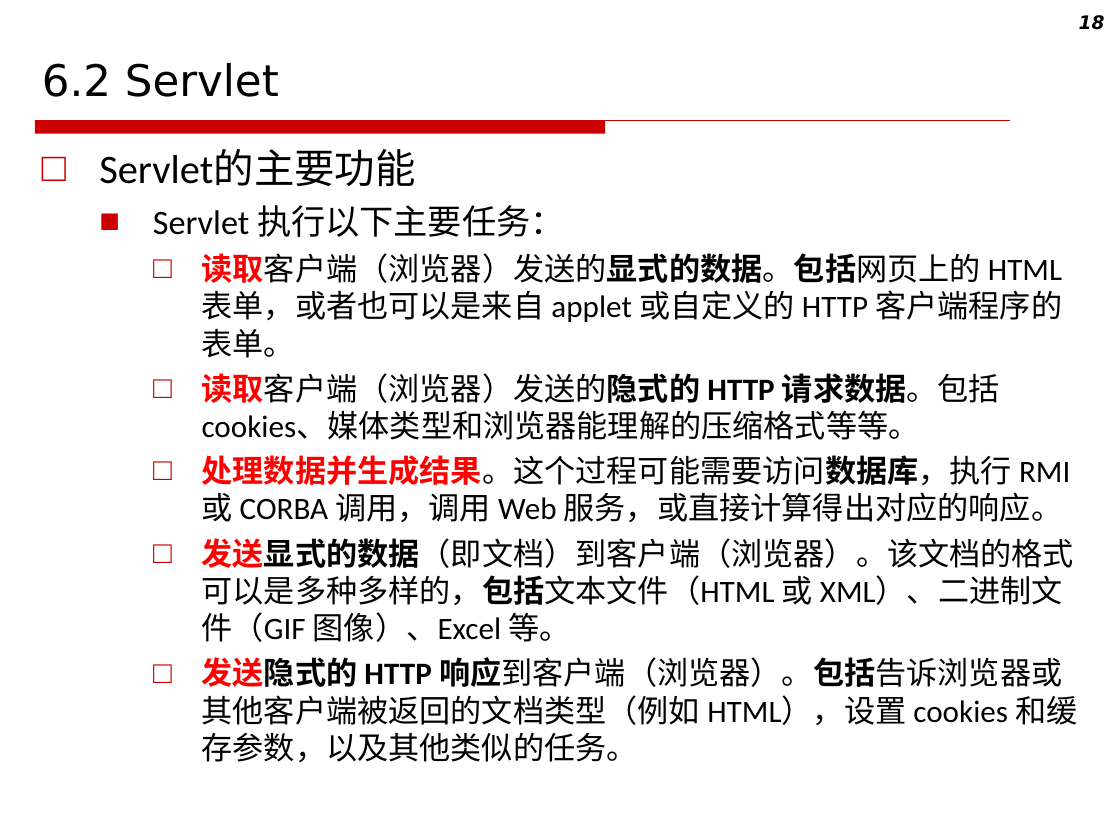
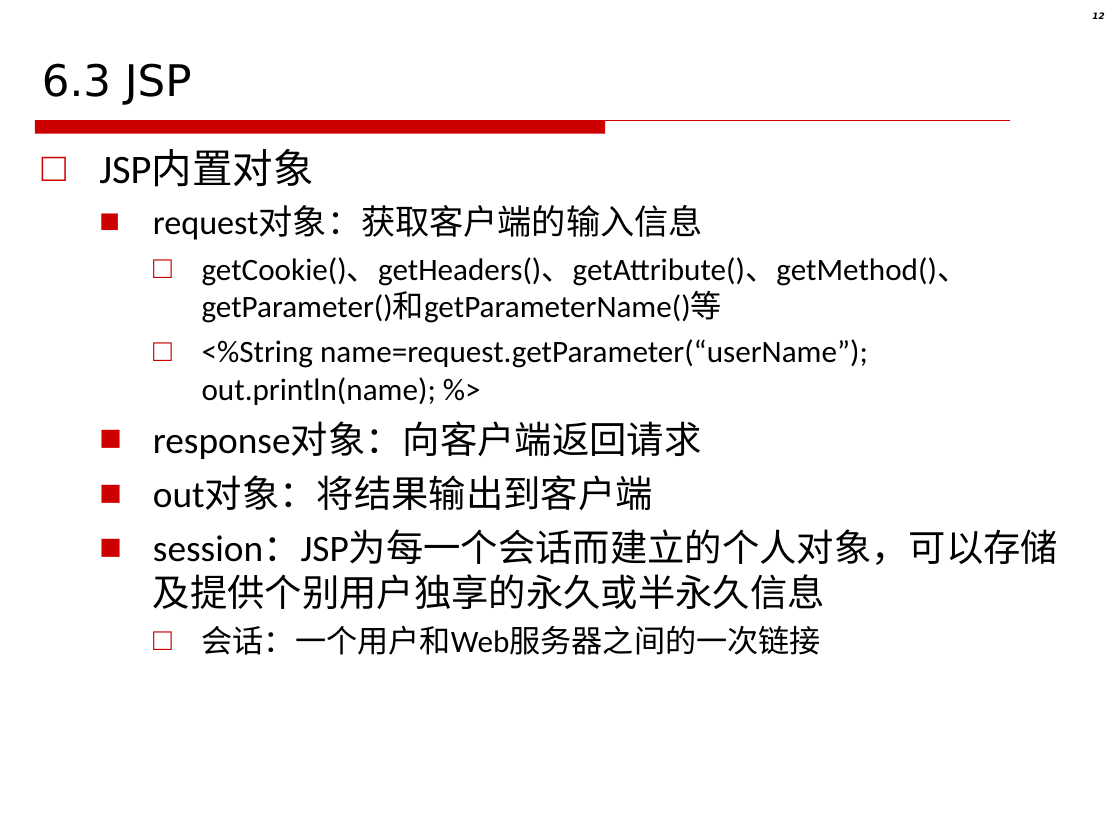
Before and after one commit to akikohaku/CSU-PPT, a slide deck: slide 12 of Web技术-2021/06.servlet.ppt (slide 18 before the commit). Drawn at 1120x840 pixels with LibreOffice and Linux fonts; fonts in the diff are those of the drawing; background and template pictures are left out. Boxes give left, top, right and bottom in pixels: in the first picture for what was removed or moved away, otherwise in the second. Text is boxed around its words. In the diff, an @@ line names an element or a change of style, - is before the commit and + after.

```diff
--- a/Web技术-2021/06.servlet.ppt
+++ b/Web技术-2021/06.servlet.ppt
@@ page number at <box>1092,13,1104,19</box>: text changed; size 12 to 5.7 pt @@
-18
+12
@@ title at <box>42,63,192,105</box>: text changed @@
-6.2 Servlet
+6.3 JSP
@@ text at <box>99,149,1058,655</box>: text changed @@
-□ Servlet的主要功能
-  ■ Servlet 执行以下主要任务：
-    □ 读取客户端（浏览器）发送的显式的数据。包括网页上的 HTML 表单，或者也可以是来自 applet 或自定义的 HTTP 客户端程序的表单。
-    □ 读取客户端（浏览器）发送的隐式的 HTTP 请求数据。包括 cookies、媒体类型和浏览器能理解的压缩格式等等。
-    □ 处理数据并生成结果。这个过程可能需要访问数据库，执行 RMI 或 CORBA 调用，调用 Web 服务，或直接计算得出对应的响应。
-    □ 发送显式的数据（即文档）到客户端（浏览器）。该文档的格式可以是多种多样的，包括文本文件（HTML 或 XML）、二进制文件（GIF 图像）、Excel 等。
-    □ 发送隐式的 HTTP 响应到客户端（浏览器）。包括告诉浏览器或其他客户端被返回的文档类型（例如 HTML），设置 cookies 和缓存参数，以及其他类似的任务。
+□ JSP内置对象
+  ■ request对象：获取客户端的输入信息
+    □ getCookie()、getHeaders()、getAttribute()、getMethod()、getParameter()和getParameterName()等
+    □ <%String name=request.getParameter(“userName”); out.println(name); %>
+  ■ response对象：向客户端返回请求
+  ■ out对象：将结果输出到客户端
+  ■ session：JSP为每一个会话而建立的个人对象，可以存储及提供个别用户独享的永久或半永久信息
+    □ 会话：一个用户和Web服务器之间的一次链接
```
Also in this commit, not shown: 7 other slides changed, 3 slides added, 56 slides removed, 19 other files.
